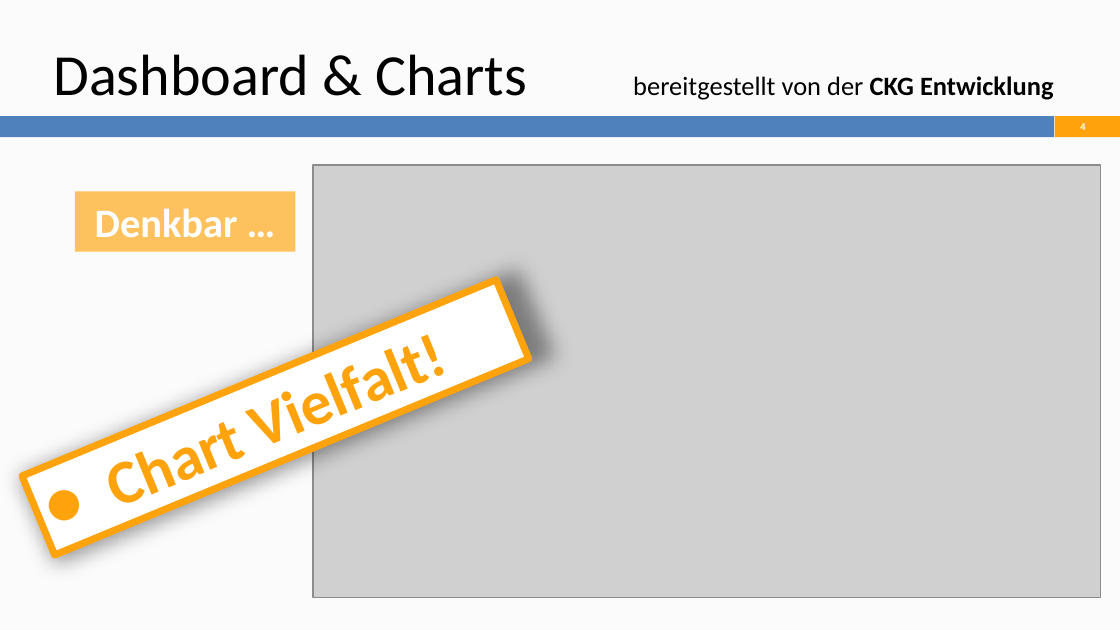
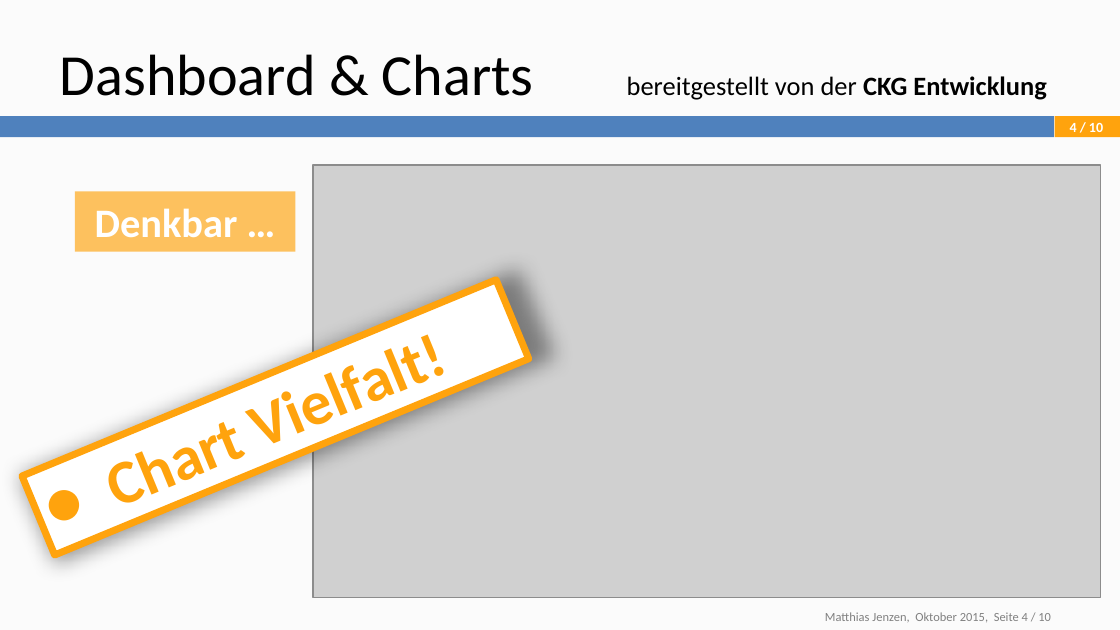
Before and after one commit to runmat/mj, a slide deck: slide 4 of Jahresziele/2015/Dashboard/Dashboard.pptx. Drawn at 1120x630 pixels with LibreOffice and Linux fonts; fonts in the diff are those of the drawing; grey boxes stand for pictures. Boxes give left, top, right and bottom in pixels: in the first picture for what was removed or moved away, otherwise in the second. Text is boxed around its words. In the diff, an @@ line names an element or a change of style, - is before the commit and + after.

Commit message:
final work on Dashboard Presentation

```diff
--- a/Jahresziele/2015/Dashboard/Dashboard.pptx
+++ b/Jahresziele/2015/Dashboard/Dashboard.pptx
@@ text "Dashboard & Charts bereitgestellt von ..." rewrapped from bbox=[53, 54, 1054, 100] to bbox=[60, 54, 1047, 100] @@
@@ page number at bbox=[1070, 122, 1103, 132]: text changed; size 6.7 to 9 pt @@
-4
+4 / 10
@@ text added at bbox=[825, 612, 1051, 622], 8 pt, text #808080 @@
+Matthias Jenzen, Oktober 2015, Seite 4 / 10
```
Also in this commit, not shown: 8 other slides changed, 1 slide added.
